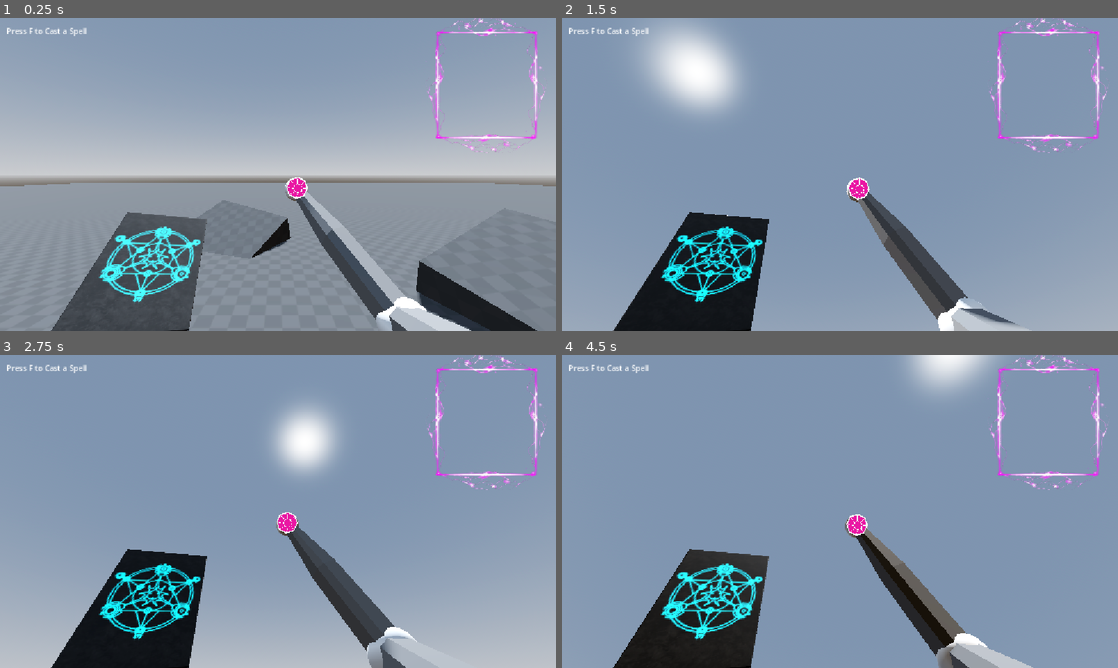
Above: before the commit, frames 1-4 (two rows, left to right).
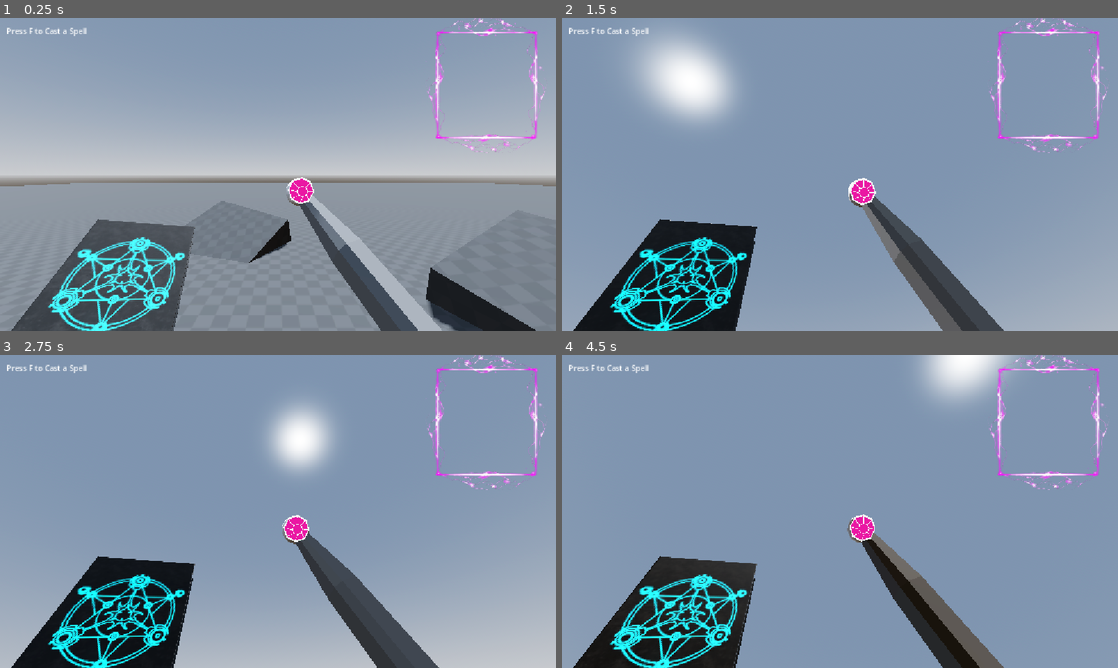
Above: after the commit, the same moments.

Repository: ZeroPowerZero/soul-realm--trail-of-rebirth
Game: Godot game, scene res://scenes/world/World.tscn
Two runs of this game, one before a commit and one after it. Both use one fixed random seed, a clock stepped at 60 frames per second and the inputs below.
Inputs (mouse positions are in pixels of both pictures, inside the frame that each line leads up to):
- Up to frame 1 (0.25 s): no input
- Up to frame 2 (1.5 s): tap F (toggle_spell_mode) at 0.5, 1.25, 1.35 s; move the mouse to (867, 174) at 0.52 s; hold W (move_forward) 0.53-1.28 s; click (867, 174) at 0.6 s; move the mouse to (1045, 83) at 1.27 s; hold S (move_backward) from 1.28 s (still down); click (1045, 83) at 1.42 s
- Up to frame 3 (2.75 s): tap F (toggle_spell_mode) at 2 s; move the mouse to (333, 442) at 2.02 s; release S (move_backward) at 2.03 s; hold D (move_right) from 2.03 s (still down); click (333, 442) at 2.1 s
- Up to frame 4 (4.5 s): tap F (toggle_spell_mode) at 2.75, 2.85, 3.5, 4.25, 4.35 s; move the mouse to (834, 517) at 2.77 s; release D (move_right) at 2.78 s; hold W (move_forward) 2.78-4.28 s; move the mouse to (878, 514) at 3.52 s; click (878, 514) at 3.6 s; move the mouse to (673, 464) at 4.27 s; hold A (move_left) from 4.28 s (still down)

The runs differ from the first frame. In frame 1, 8.5% of the frame differs, in the area x 2-97%, y 50-100%; in frame 2, 9.9%, in the area x 2-85%, y 3-100%; in frame 3, 8.1%; in frame 4, 9.8%.

Commit message:
Add animation section to project configuration; update player scene and state machine for camera tilt functionality

Diff:
--- a/project.godot
+++ b/project.godot
@@ -7,6 +7,10 @@
 ;   param=value ; assign values to parameters
 
 config_version=5
+
+[animation]
+
+compatibility/default_parent_skeleton_in_mesh_instance_3d=true
 
 [application]
 
--- a/scenes/player/player.tscn
+++ b/scenes/player/player.tscn
@@ -383,8 +383,10 @@
 transform = Transform3D(1, 0, 0, 0, 1, 0, 0, 0, 1, 0, 1.7, 0)
 
 [node name="Camera3D" type="Camera3D" parent="head" unique_id=477634669]
+transform = Transform3D(1, 0, 0, 0, 1, 0, 0, 0, 1, 0, 0, -0.24886692)
 
 [node name="view_model" type="Node3D" parent="head/Camera3D" unique_id=1616138960]
+transform = Transform3D(1, 0, 0, 0, 1, 0, 0, 0, 1, 0, 0, 0.24886692)
 
 [node name="right_arm" type="Node3D" parent="head/Camera3D/view_model" unique_id=1021830467]
 transform = Transform3D(-4.371139e-08, 0, 1, 0, 1, 0, -1, 0, -4.371139e-08, 0.4818008, -0.35909355, 0)
@@ -424,7 +426,6 @@
 [node name="Cube" type="MeshInstance3D" parent="head/Camera3D/view_model/right_arm/Armature/Skeleton3D" unique_id=2007378576]
 mesh = SubResource("ArrayMesh_dwwgc")
 skin = SubResource("Skin_a5qyb")
-skeleton = NodePath("..")
 
 [node name="TwoBoneIK3D" type="TwoBoneIK3D" parent="head/Camera3D/view_model/right_arm/Armature/Skeleton3D" unique_id=999499674]
 setting_count = 1
@@ -483,7 +484,6 @@
 [node name="Cube" type="MeshInstance3D" parent="head/Camera3D/view_model/left_arm/Armature/Skeleton3D" unique_id=409022055]
 mesh = SubResource("ArrayMesh_dwwgc")
 skin = SubResource("Skin_a5qyb")
-skeleton = NodePath("..")
 
 [node name="TwoBoneIK3D" type="TwoBoneIK3D" parent="head/Camera3D/view_model/left_arm/Armature/Skeleton3D" unique_id=907352793]
 setting_count = 1
--- a/scripts/player/player.gd
+++ b/scripts/player/player.gd
@@ -174,6 +174,12 @@
 	#head.position.y = lerp(head.position.y, bob_y, bob_smooth * delta)
 	#head.position.x = lerp(head.position.x, bob_x, bob_smooth * delta)
 #
+	#var head_target := head.position
+	#if is_on_floor():
+		#head_target = Vector3(sin(bob_time * 0.5) * bob_side_amplitude * input.x * intensity,abs(sin(bob_time)) * bob_amplitude * intensity * speed_factor,cos(bob_time) * 0.02 * intensity * speed_factor)
+	#
+	#head.position = lerp(head.position, head_target, bob_smooth * delta)
+
 	# 🔥 Pen motion (feels alive)
 	pen_0.position.x = lerp(pen_0.position.x, -bob_x * 1.5, 12 * delta)
 	pen_0.position.y = lerp(pen_0.position.y, -bob_y * 1.2, 12 * delta)
--- a/scripts/player/player_state_machine/move_state.gd
+++ b/scripts/player/player_state_machine/move_state.gd
@@ -12,4 +12,4 @@
 
 func update(delta):
 	player.apply_walk_visuals(delta, 1.0)
-	player.apply_walk_visuals(delta, 1.0)
+	player.apply_camera_tilt(delta)
